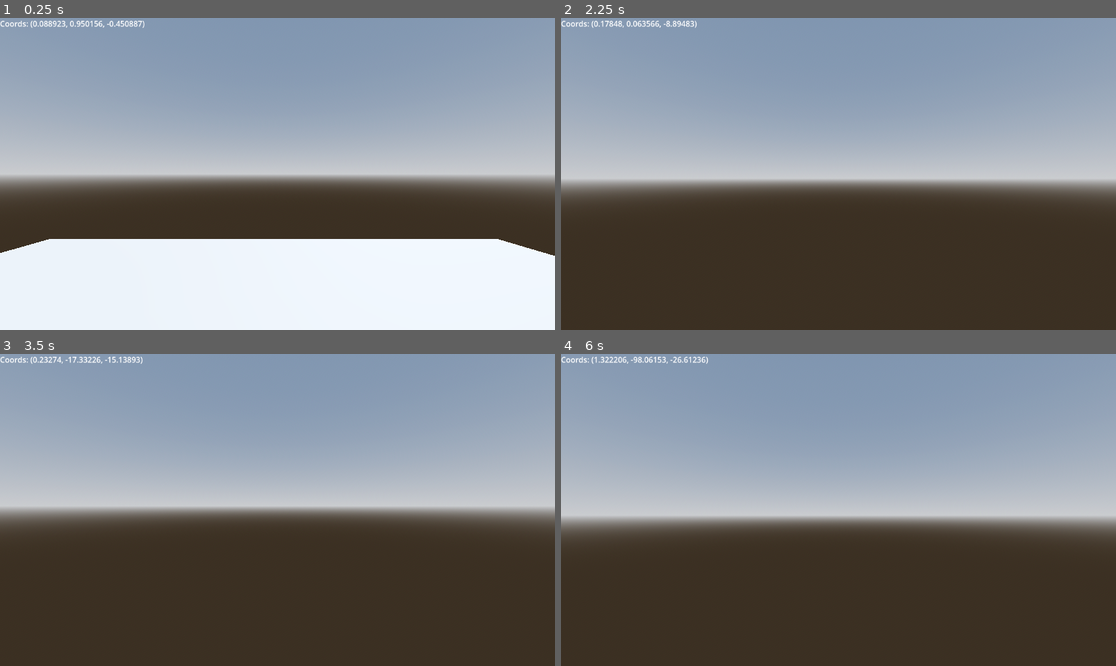
Above: before the commit, frames 1-4 (two rows, left to right).
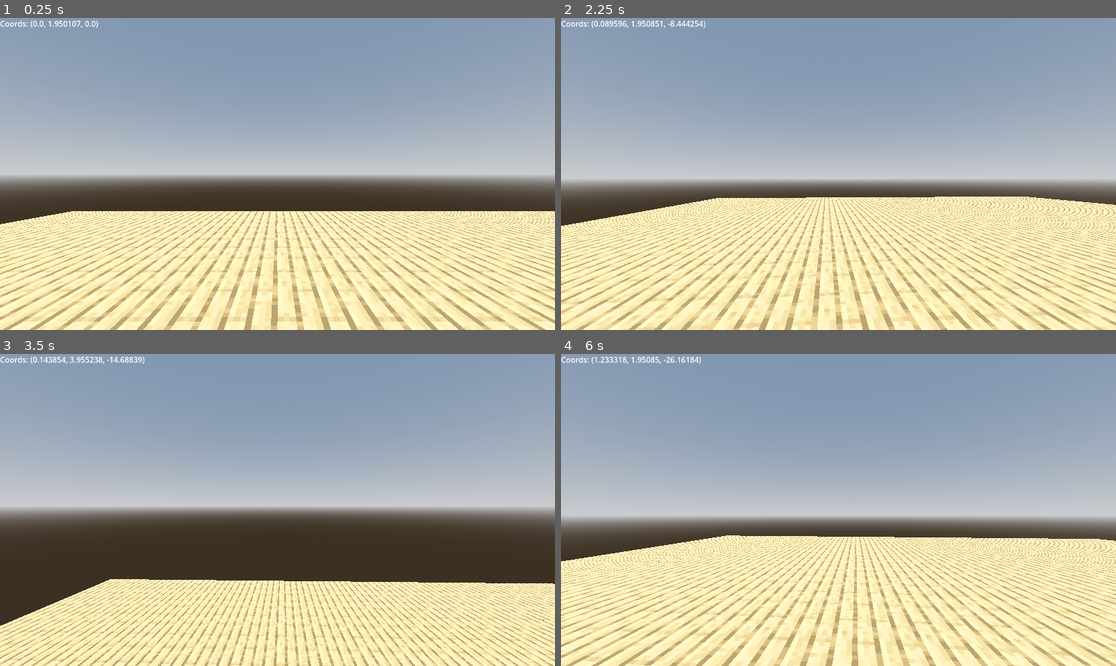
Above: after the commit, the same moments.

Repository: uncellon/voxel-craft
Game: Godot game, scene res://scenes/world.tscn
Two runs of this game, one before a commit and one after it. Both use one fixed random seed, a clock stepped at 60 frames per second and the inputs below.
Inputs (mouse positions are in pixels of both pictures, inside the frame that each line leads up to):
- Up to frame 1 (0.25 s): no input
- Up to frame 2 (2.25 s): tap Enter at 0.5 s; move the mouse to (866, 174) at 0.52 s; hold W (move_forward) from 0.53 s (still down); click (866, 174) at 0.6 s; tap Space (jump) at 0.77, 1.52 s; move the mouse to (810, 174) at 1.27 s; right-click (810, 174) at 1.35 s; move the mouse to (849, 167) at 2.02 s; click (849, 167) at 2.1 s
- Up to frame 3 (3.5 s): keep holding W (move_forward); move the mouse to (271, 516) at 2.77 s; right-click (271, 516) at 2.85 s; tap Space (jump) at 3.02 s
- Up to frame 4 (6 s): move the mouse to (877, 513) at 3.52 s; click (877, 513) at 3.6 s; tap Space (jump) at 3.77, 4.52 s; move the mouse to (794, 506) at 4.27 s; right-click (794, 506) at 4.35 s; move the mouse to (844, 510) at 5.02 s; click (844, 510) at 5.1 s; move the mouse to (816, 503) at 5.77 s; release W (move_forward) at 5.78 s; hold D (move_right) from 5.78 s (still down); right-click (816, 503) at 5.85 s

The runs differ from the first frame. In frame 1, 38% of the frame differs, in the area x 0-100%, y 0-100%; in frame 2, 41%; in frame 3, 26%; in frame 4, 40%.

Commit message:
Add chunk manager without chunk unloading

Diff:
--- a/scenes/chunk.tscn
+++ b/scenes/chunk.tscn
@@ -4,7 +4,3 @@
 
 [node name="Chunk" type="StaticBody3D"]
 script = ExtResource("1_jas4a")
-
-[node name="CollisionShape3D" type="CollisionShape3D" parent="."]
-
-[node name="MeshInstance3D" type="MeshInstance3D" parent="."]
--- a/scenes/world.tscn
+++ b/scenes/world.tscn
@@ -2,7 +2,7 @@
 
 [ext_resource type="PackedScene" uid="uid://dcr660qxbona2" path="res://scenes/player.tscn" id="1_nnsk1"]
 [ext_resource type="PackedScene" uid="uid://bq7s6ekucwver" path="res://scenes/debug_ui.tscn" id="2_rwgxs"]
-[ext_resource type="PackedScene" uid="uid://naornst0jqq3" path="res://scenes/chunk.tscn" id="3_4wyf3"]
+[ext_resource type="PackedScene" uid="uid://byveqldxgj6e1" path="res://scenes/chunk_manager.tscn" id="3_4wyf3"]
 
 [sub_resource type="ProceduralSkyMaterial" id="ProceduralSkyMaterial_e5uuo"]
 sky_horizon_color = Color(0.662243, 0.671743, 0.686743, 1)
@@ -29,11 +29,13 @@
 [node name="Player" parent="." instance=ExtResource("1_nnsk1")]
 transform = Transform3D(1, 0, 0, 0, 1, 0, 0, 0, 1, 0, 1, 0)
 
-[node name="Chunk" parent="." instance=ExtResource("3_4wyf3")]
-
 [node name="CSGBox3D" type="CSGBox3D" parent="."]
 transform = Transform3D(10, 0, 0, 0, 1, 0, 0, 0, 10, 0, -0.5, 0)
 use_collision = true
 
 [node name="DebugUI" parent="." instance=ExtResource("2_rwgxs")]
 mouse_filter = 1
+
+[node name="ChunkManager" parent="." node_paths=PackedStringArray("player") instance=ExtResource("3_4wyf3")]
+radius = 1
+player = NodePath("../Player")
--- a/scripts/chunk.gd
+++ b/scripts/chunk.gd
@@ -1,4 +1,4 @@
-extends StaticBody3D
+class_name Chunk extends StaticBody3D
 
 # Single block vertices
 const VERTICES = [
@@ -22,11 +22,12 @@
 
 const DIMENSIONS = Vector3i(8, 64, 8)
 
-@onready var collision_shape_3d: CollisionShape3D = $CollisionShape3D
-@onready var mesh_instance_3d: MeshInstance3D = $MeshInstance3D
+@export var chunk_position: Vector2i
 
+var collision_shape_3d = CollisionShape3D.new()
+var mesh_instance_3d = MeshInstance3D.new()
 var surface_tool: SurfaceTool = SurfaceTool.new()
-var blocks
+var blocks: Array
 var chunk_generator = FlatChunkGenerator.new()
 
 func _ready() -> void:
@@ -39,6 +40,9 @@
 		for y in DIMENSIONS.y:
 			blocks[x][y] = []
 			blocks[x][y].resize(DIMENSIONS.z)
+
+	add_child(collision_shape_3d)
+	add_child(mesh_instance_3d)
 
 	generate()
 	update()
@@ -58,7 +62,7 @@
 		for y in range(DIMENSIONS.y):
 			for z in range(DIMENSIONS.z):
 				if blocks[x][y][z] != null:
-					create_block(Vector3i(x, y, z))
+					create_block(Vector3i(chunk_position.x * DIMENSIONS.x + x, y, chunk_position.y * DIMENSIONS.z + z))
 					surface_tool.set_material(blocks[x][y][z].material)
 	var mesh = surface_tool.commit()
 	mesh_instance_3d.mesh = mesh
@@ -90,3 +94,8 @@
 
 	surface_tool.add_triangle_fan([a, b, c], [uv_a, uv_b, uv_c], [], [], [normal])
 	surface_tool.add_triangle_fan([a, c, d], [uv_a, uv_c, uv_d], [], [], [normal])
+
+func is_block(block_position: Vector3i) -> bool:
+	if blocks[block_position.x][block_position.y][block_position.z]:
+		return true
+	return false
--- a/scripts/chunk_manager.gd
+++ b/scripts/chunk_manager.gd
@@ -1,12 +1,50 @@
 extends Node3D
 
+@export var radius: int = 2
 @export var player: CharacterBody3D
 
-# Called when the node enters the scene tree for the first time.
+var player_chunk_position: Vector2i
+var loaded_chunks: Dictionary
+
 func _ready() -> void:
-	pass # Replace with function body.
+	player_chunk_position = get_current_player_chunk_position()
+	load_chunks_at_player()
 
+	# Check that player not stuck in current position
+	var current_chunk: Chunk = loaded_chunks[player_chunk_position]
+	var pcp = floor(player.position / 8)
+	for y in range(pcp.y, 64):
+		if current_chunk.is_block(Vector3i(
+			pcp.x - player_chunk_position.x * 8,
+			y,
+			pcp.z - player_chunk_position.y * 8,
+		)) or current_chunk.is_block(Vector3i(
+			pcp.x - player_chunk_position.x * 8,
+			y + 1,
+			pcp.z - player_chunk_position.y * 8,
+		)):
+			continue
+		player.position.y = y + 1
+		break
 
-# Called every frame. 'delta' is the elapsed time since the previous frame.
-func _process(delta: float) -> void:
-	pass
+func _process(_delta: float) -> void:
+	var current_player_chunk_position = get_current_player_chunk_position()
+	if current_player_chunk_position != player_chunk_position:
+		player_chunk_position = current_player_chunk_position
+		load_chunks_at_player()
+
+func get_current_player_chunk_position() -> Vector2i:
+	# Warning: need to find way how to syncronize size of chunk
+	var pcp = floor(player.position / 8)
+	return Vector2i(pcp.x, pcp.z)
+
+func load_chunks_at_player() -> void:
+	for x in range(-radius, radius + 1):
+		for z in range(-radius, radius + 1):
+			var chunk_position = player_chunk_position + Vector2i(x, z)
+			if loaded_chunks.has(chunk_position):
+				continue
+			var chunk = Chunk.new()
+			chunk.chunk_position = chunk_position
+			add_child(chunk)
+			loaded_chunks[chunk_position] = chunk
